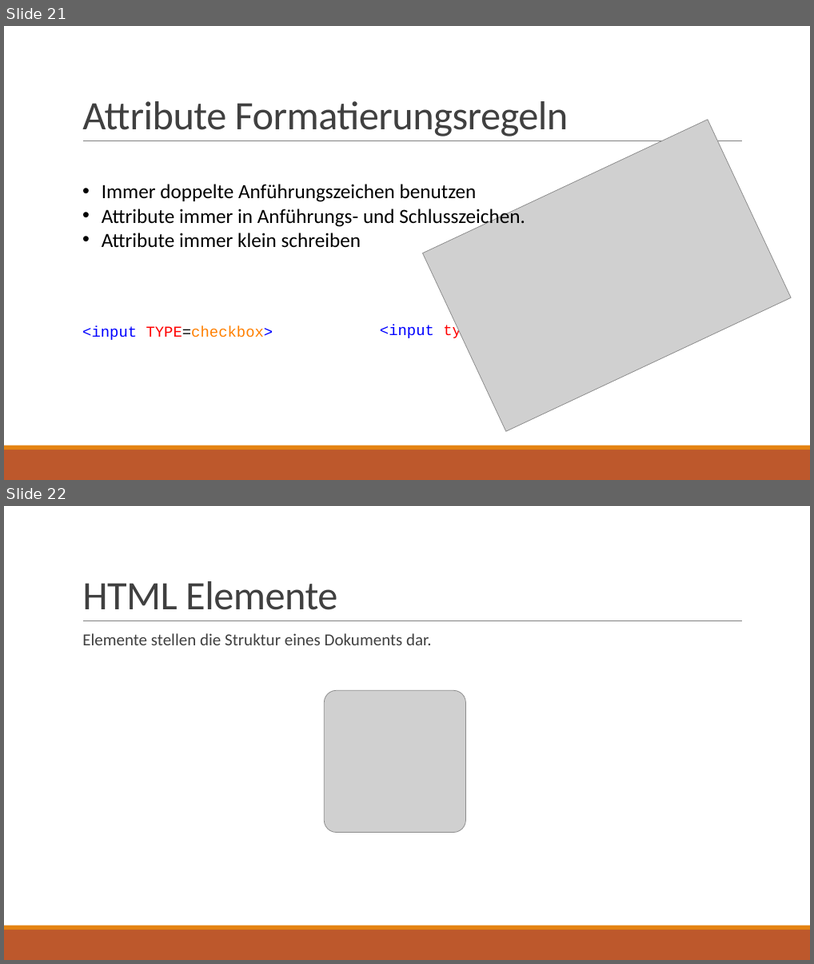
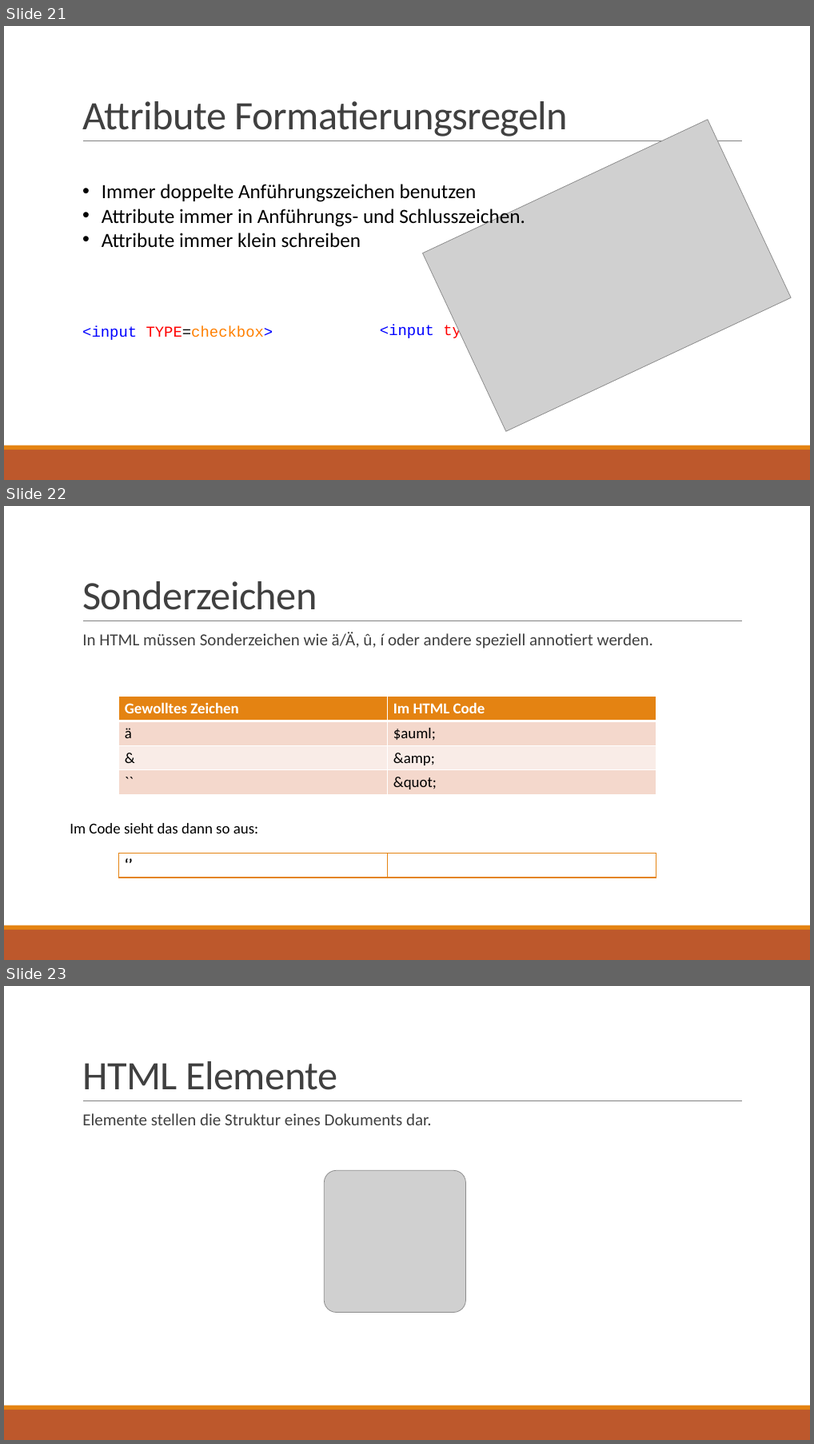
Before and after one commit to JOPA-WIT/web_seminar, a slide deck: Präsentationen/HTML.pptx. Shown one above the other, each under a label of ours: slides 21 and 22 before the commit, slides 21, 22 and 23 after it. The pictures are 814x964 and 814x1444 pixels, drawn with LibreOffice and Linux fonts; fonts in the diff are those of the drawing; grey boxes stand for pictures. Boxes give left, top, right and bottom in pixels: in the first picture for what was removed or moved away, otherwise in the second. Text is boxed around its words. In the diff, an @@ line names an element or a change of style, - is before the commit and + after.

```diff
--- a/Präsentationen/HTML.pptx
+++ b/Präsentationen/HTML.pptx
@@ slide 22 added at [4,506,810,960], background #FFFFFF; not listed: 3 template elements that a slide beside it also shows @@
@@ title added at [82,581,318,610], 48 pt, text #404040 @@
+Sonderzeichen
@@ text added at [82,632,654,648], 20 pt, text #404040 @@
+  In HTML müssen Sonderzeichen wie ä/Ä, û, í oder andere speziell annotiert werden.
@@ table added at [119,696,656,795], 4 rows, 2 columns @@
+Gewolltes Zeichen | Im HTML Code
+ä | $auml;
+& | &amp;
+`` | &quot;
@@ text added at [70,823,258,833], 18 pt, text #000000 @@
+Im Code sieht das dann so aus:
@@ table added at [119,852,656,877], 1 rows, 2 columns @@
+‘’ | 
@@ what was slide 22 is now slide 23 @@
```
Also in this commit, not shown: 1 slide changed, 47 other files.
